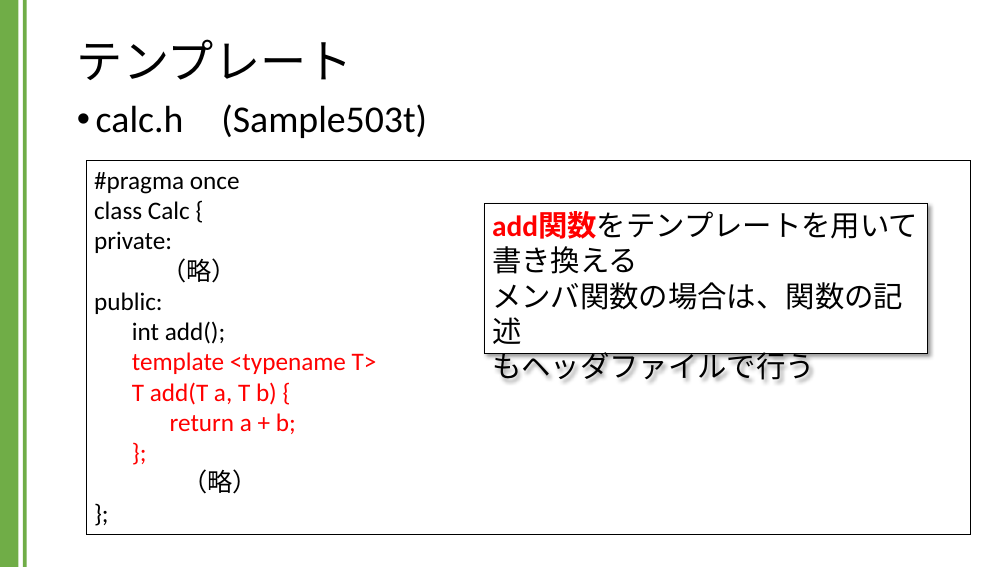
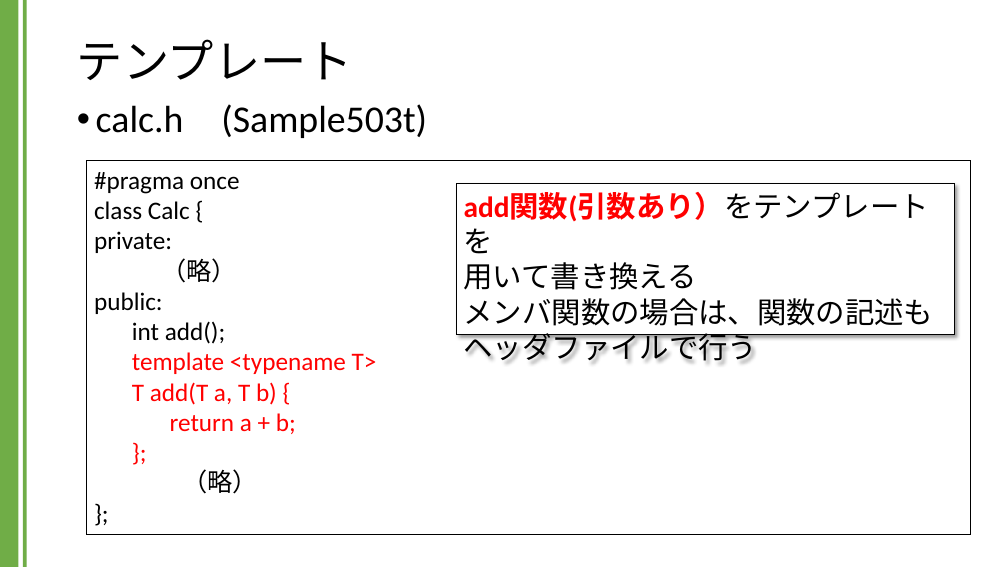
Before and after one commit to kic-murata/cpp2024, a slide deck: slide 7 of 授業資料/講義資料：テンプレート.pptx (slide 4 before the commit). Drawn at 1008x567 pixels with LibreOffice and Linux fonts; fonts in the diff are those of the drawing. Boxes give left, top, right and bottom in pixels: in the first picture for what was removed or moved away, otherwise in the second. Text is boxed around its words. In the diff, an @@ line names an element or a change of style, - is before the commit and + after.

```diff
--- a/授業資料/講義資料：テンプレート.pptx
+++ b/授業資料/講義資料：テンプレート.pptx
@@ rectangle "add関数(引数あり）をテンプレートを": place and size @@
-rectangle "add関数(引数あり）をテンプレートを" at [485, 203, 928, 354]
+rectangle "add関数(引数あり）をテンプレートを" at [456, 184, 954, 334]
@@ text in rectangle at [464, 192, 934, 361]: text changed @@
-add関数をテンプレートを用いて
-書き換える
-メンバ関数の場合は、関数の記述
-もヘッダファイルで行う
+add関数(引数あり）をテンプレートを
+用いて書き換える
+メンバ関数の場合は、関数の記述も
+ヘッダファイルで行う
```
Also in this commit, not shown: 1 other slide changed, 3 slides added.
